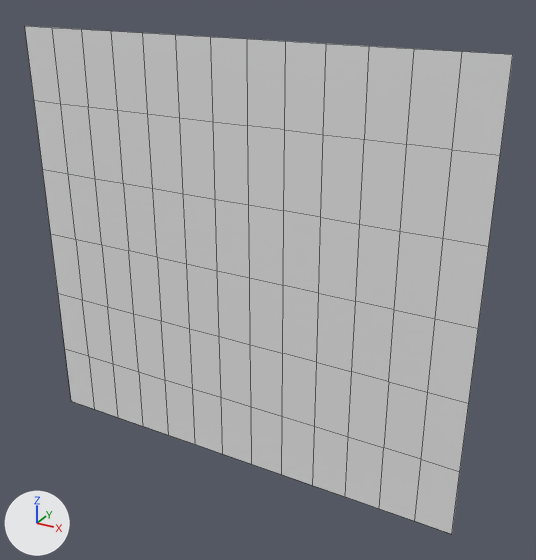
An edit to the FBX model Assets/Project/Art/Environment/Kit Bal/Architecture/Wall/SM_Wall13x5.fbx, drawn before and after from the same camera.
Both versions are drawn from a 50 mm lens placed at (38.2, -23.7, 27.6), pointed at (20.8, 8.0, 11.7). Every picture has the same lights, and +X, +Y and +Z are marked at lower left. Mesh edges are drawn as thin lines. Where no turn or scale is listed for an object, it has been applied to the vertices.

Names of what the first picture shows: 'SM_Wall13x5'.
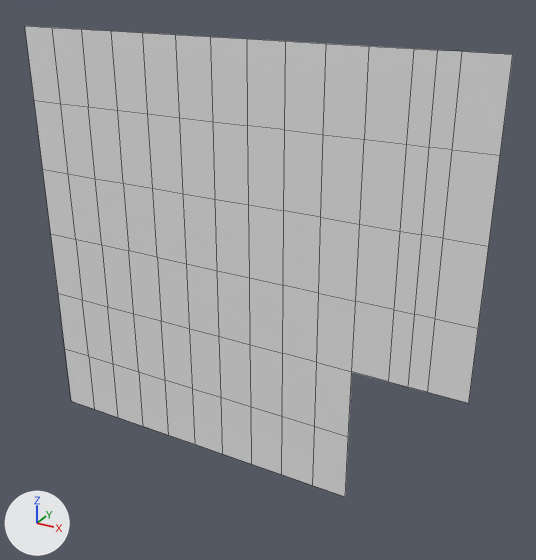
The newer file is also turned or shifted as a whole; pictures and numbers use the older file's frame.

Edits to the bpy script that builds the scene:
```text
Change me_sm_wall13x5:
    used by ob_sm_wall13x5; location = (6.08, 7.24, 0.0)
    remove me_sm_wall13x5.from_pydata(...)  # 98 vertices, 78 faces; spans x 0.0..26.0, y 0.0, z 0.0..24.0
    add me_sm_wall13x5.from_pydata(...)  # 97 vertices, 76 faces; spans x 0.0..26.0, y 0.0, z 0.0..24.0
    me_sm_wall13x5 part 1
    6 vertices are removed from x 22.0..26.0, y 0.0, z 0.0..4.0
    10 faces are deleted
    5 new vertices lie (1.0, 0.0, 0.0) away from vertices in x 22.0, y 0.0, z 8.0..24.0
    8 new faces join them
```

Location of each change, (x1, y1, x2, y2) in pixels of the pictures (536 x 560 px; the box of a moved part takes in the faces that stretch with it):
'SM_Wall13x5', reshaped (7% shorter): before (25, 26, 513, 534); after (25, 26, 513, 497)
part 1 of me_sm_wall13x5, moved or reshaped: before (345, 49, 469, 534); after (389, 49, 462, 392)
